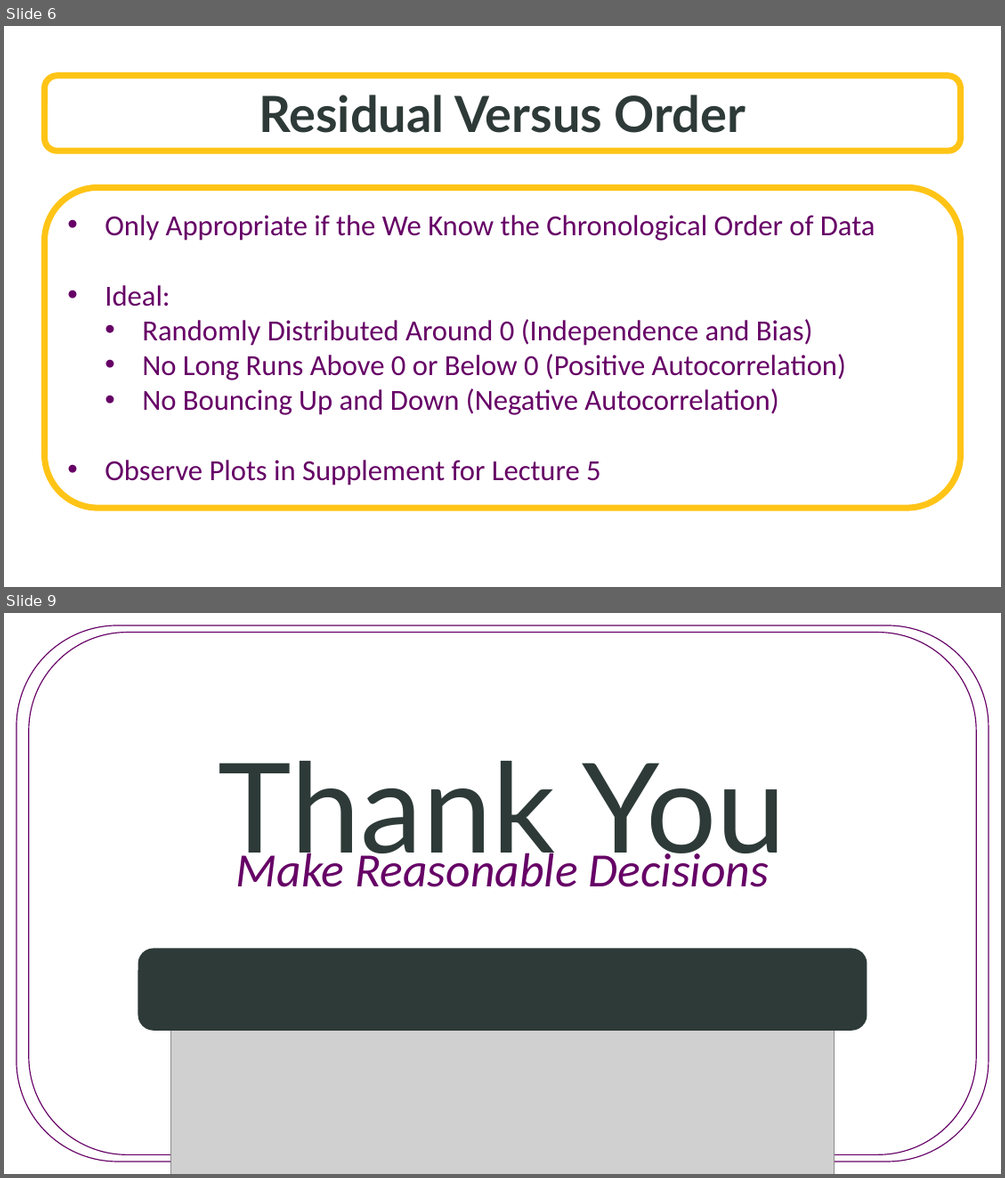
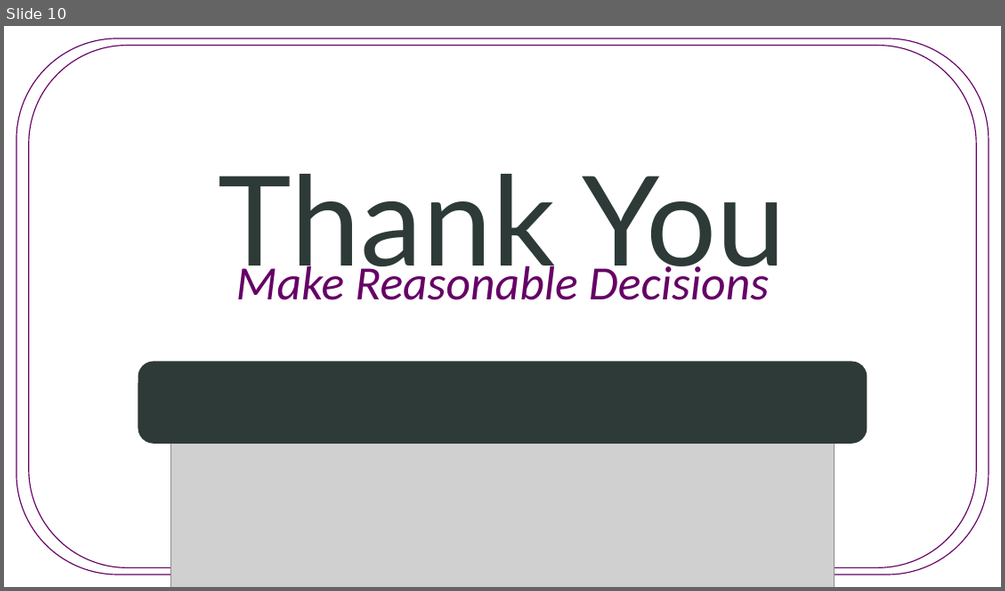
Before and after one commit to SuperMarioGiacomazzo/STOR455_WEBSITE, a slide deck: Lectures/7 - Outliers and Influential Points.pptx. Shown one above the other, each under a label of ours: slides 6 and 9 before the commit, slide 10 after it; the slides between them are not shown. The pictures are 1005x1178 and 1005x591 pixels, drawn with LibreOffice and Linux fonts; fonts in the diff are those of the drawing; grey boxes stand for pictures; background and template pictures are left out. Boxes give left, top, right and bottom in pixels: in the first picture for what was removed or moved away, otherwise in the second. Text is boxed around its words. In the diff, an @@ line names an element or a change of style, - is before the commit and + after.

```diff
--- a/Lectures/7 - Outliers and Influential Points.pptx
+++ b/Lectures/7 - Outliers and Influential Points.pptx
@@ slide 6 removed at [4,26,1001,587], background picture (left out) @@
@@ rounded rectangle removed at [44,75,961,151] @@
-Residual Versus Order
@@ rounded rectangle removed at [44,187,961,507] @@
-• Only Appropriate if the We Know the Chronological Order of Data
-• Ideal:
-  • Randomly Distributed Around 0 (Independence and Bias)
-  • No Long Runs Above 0 or Below 0 (Positive Autocorrelation)
-  • No Bouncing Up and Down (Negative Autocorrelation)
-• Observe Plots in Supplement for Lecture 5
@@ what was slide 9 is now slide 10 @@
```
Also in this commit, not shown: 2 slides changed, 7 slides added, 5 other slides removed, 18 other files.
